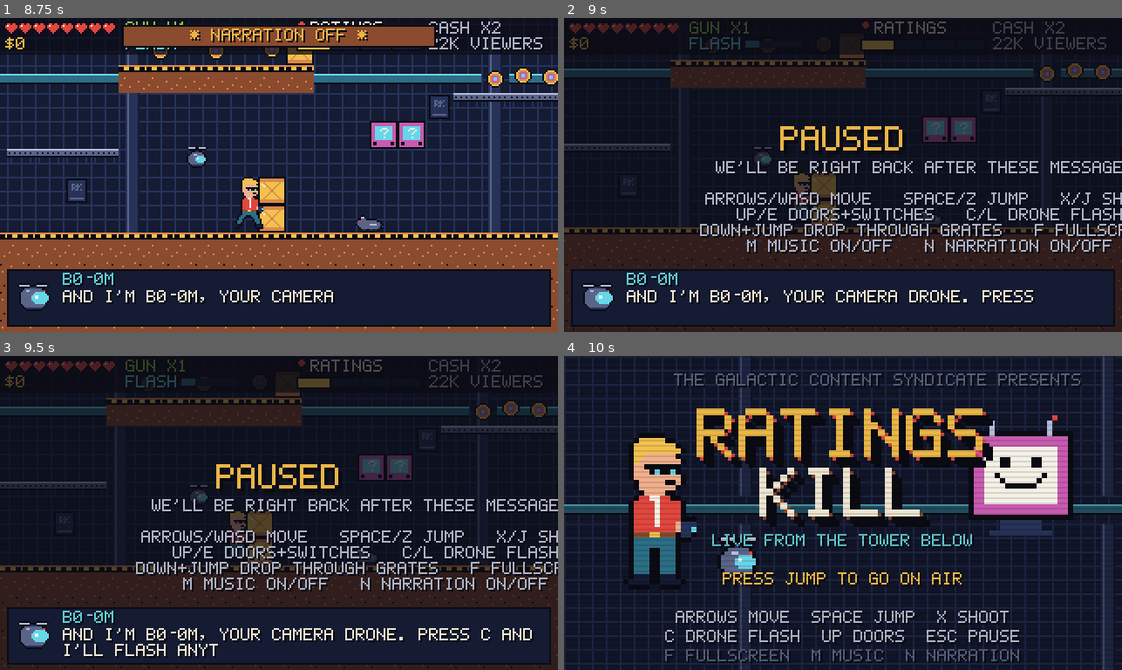
Above: before the commit, frames 1-4 (two rows, left to right).
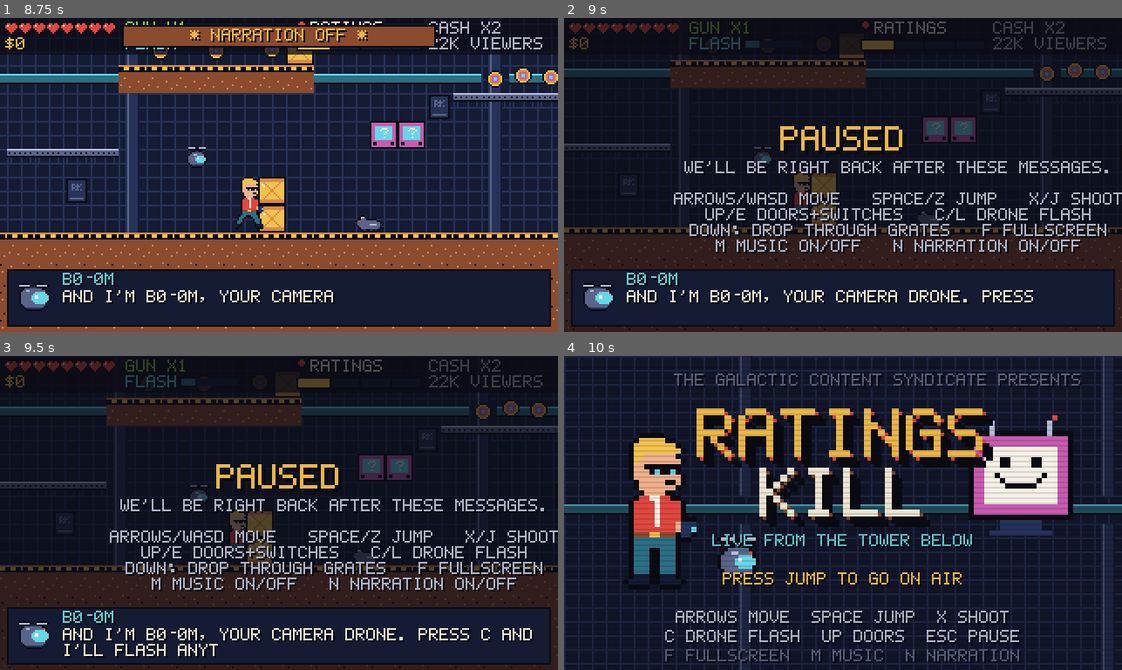
Above: after the commit, the same moments.

Repository: tomstepp/ratings-kill
Game: Godot game, scene res://scenes/main.tscn
Two runs of this game, one before a commit and one after it. Both use one fixed random seed, a clock stepped at 60 frames per second and the inputs below.
Inputs:
- Up to frame 1 (8.75 s): tap Enter at 0.5 s; hold Space (jump) 0.53-1.28 s; hold Right (move_right) 0.53-2.03 s; tap C (drone) at 1.35 s; tap Space (jump) at 1.52, 1.55, 1.82, 3.02, 3.05, 3.32, 3.77, 3.8, 4.07, 4.52, 4.55, 4.82, 6.02, 6.05, 6.32, 7.52, 7.55, 7.82 s; hold Left (move_left) 2.03-2.78 s; hold Space (jump) 2.03-2.78 s; tap Up (interact) at 2.1 s; hold Right (move_right) 2.78-4.28 s; tap X (shoot) at 2.85 s; hold M (toggle_music) 3.53-4.28 s; hold Left (move_left) 4.28-5.03 s; tap N (toggle_narration) at 4.35 s; hold Right (move_right) 5.03-5.78 s; hold Space (jump) 5.03-5.78 s; tap Z at 5.1 s; hold Left (move_left) 5.78-7.28 s; tap K at 5.85 s; hold Space (jump) 6.53-7.28 s; tap J at 6.6 s; hold Right (move_right) from 7.28 s (still down); tap L at 7.35 s; hold Space (jump) from 8.03 s (still down); tap E at 8.1 s
- Up to frame 2 (9 s): keep holding Right (move_right); tap C (drone) at 8.75 s; release Space (jump) at 8.78 s; tap P at 8.85 s
- Up to frame 3 (9.5 s): keep holding Right (move_right); tap Space (jump) at 9.02, 9.05, 9.32 s
- Up to frame 4 (10 s): tap C (drone) at 9.5 s; release Right (move_right) at 9.53 s; hold Left (move_left) from 9.53 s (still down); hold Q from 9.53 s (still down); tap Space (jump) at 9.77, 9.8 s

Frame 1 is identical in both runs. In frame 2, 5.8% of the frame differs, in the area x 19-100%, y 45-75%; in frame 3, 5.8%; in frame 4, nothing differs.

Commit message:
Drop through gates

Diff:
--- a/scripts/dev/playtest.gd
+++ b/scripts/dev/playtest.gd
@@ -607,6 +607,23 @@
 	rex.global_position = Vector2(gate.global_position.x, rex.global_position.y)
 	await frames(240)
 	check("laser gates hurt", GameState.health < 8)
+
+	# Down alone drops Rex through a grate (the Finale arena, index 15).
+	await open_level(15)
+	var grate := Vector2i(-1, -1)
+	for y in level.height:
+		for x in level.width:
+			if grate.x < 0 and level.cell(x, y) == "-" and level.cell(x - 1, y) == "-" and level.cell(x + 1, y) == "-":
+				grate = Vector2i(x, y)
+	rex.global_position = Vector2(grate.x * 16 + 8, grate.y * 16)
+	rex.velocity = Vector2.ZERO
+	await frames(10)
+	var gy := rex.global_position.y
+	Input.action_press("move_down")
+	await frames(2)
+	Input.action_release("move_down")
+	await frames(30)
+	check("down drops through a grate", rex.global_position.y > gy + 16.0, "(%.0f -> %.0f)" % [gy, rex.global_position.y])
 
 	# The three new bosses.
 	for pair in [[7, "the Floor Manager", "manager"], [11, "the Director", "director"]]:
--- a/scripts/player/rex.gd
+++ b/scripts/player/rex.gd
@@ -140,12 +140,14 @@
 		_coyote = COYOTE
 		if stomp_chain > 0:
 			stomp_chain = 0
-	if not controls_locked and Input.is_action_just_pressed("jump"):
-		if Input.is_action_pressed("move_down") and on_floor and _on_platform():
-			_drop_t = 0.25
-			collision_mask = 1
-		else:
-			_buffer = JUMP_BUFFER
+	# Down drops through a grate, Duke-style (Down+Jump works too).
+	var drop := Input.is_action_just_pressed("move_down") or \
+		(Input.is_action_just_pressed("jump") and Input.is_action_pressed("move_down"))
+	if not controls_locked and drop and on_floor and _on_platform():
+		_drop_t = 0.25
+		collision_mask = 1
+	elif not controls_locked and Input.is_action_just_pressed("jump"):
+		_buffer = JUMP_BUFFER
 	if _buffer > 0.0 and _coyote > 0.0:
 		_jump()
 	if Input.is_action_just_released("jump") and velocity.y < 0.0:
--- a/scripts/ui/hud.gd
+++ b/scripts/ui/hud.gd
@@ -144,7 +144,7 @@
 	pl.position = Vector2(0, 62)
 	pl.horizontal_alignment = HORIZONTAL_ALIGNMENT_CENTER
 	_pause.add_child(pl)
-	var help := Art.label("WE'LL BE RIGHT BACK AFTER THESE MESSAGES.\n\nARROWS/WASD MOVE   SPACE/Z JUMP   X/J SHOOT\nUP/E DOORS+SWITCHES   C/L DRONE FLASH\nDOWN+JUMP DROP THROUGH GRATES   F FULLSCREEN\nM MUSIC ON/OFF   N NARRATION ON/OFF\n\nESC: RESUME     Q: QUIT TO TITLE", Art.c("steel"))
+	var help := Art.label("WE'LL BE RIGHT BACK AFTER THESE MESSAGES.\n\nARROWS/WASD MOVE   SPACE/Z JUMP   X/J SHOOT\nUP/E DOORS+SWITCHES   C/L DRONE FLASH\nDOWN: DROP THROUGH GRATES   F FULLSCREEN\nM MUSIC ON/OFF   N NARRATION ON/OFF\n\nESC: RESUME     Q: QUIT TO TITLE", Art.c("steel"))
 	help.size = Vector2(320, 80)
 	help.position = Vector2(0, 82)
 	help.horizontal_alignment = HORIZONTAL_ALIGNMENT_CENTER
Not shown, changed: README.md
Not shown, changed: levels/README.md
